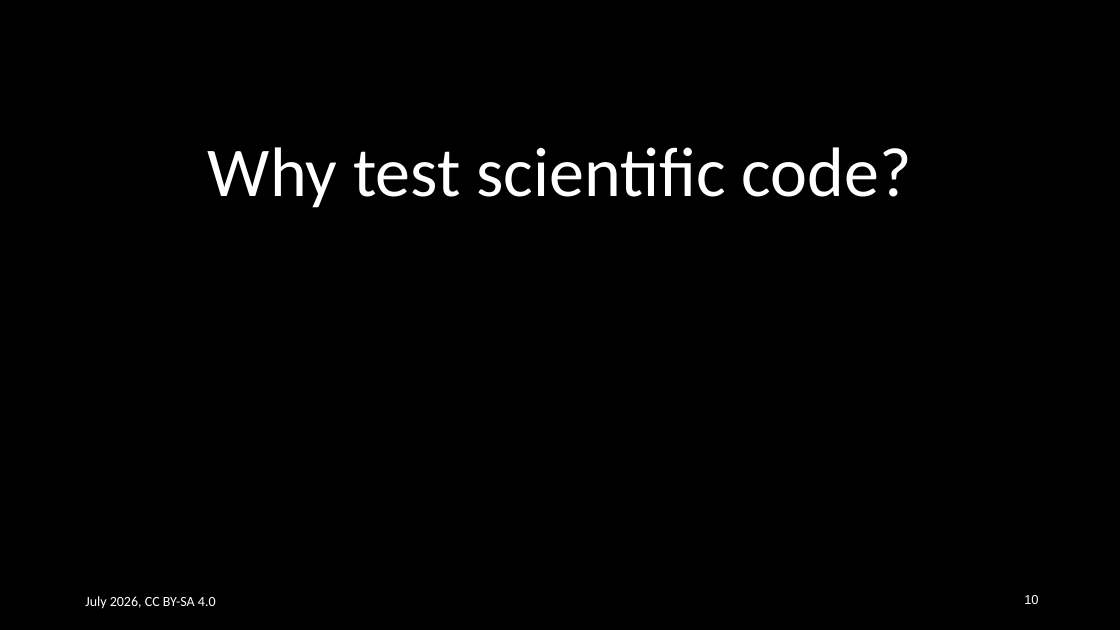
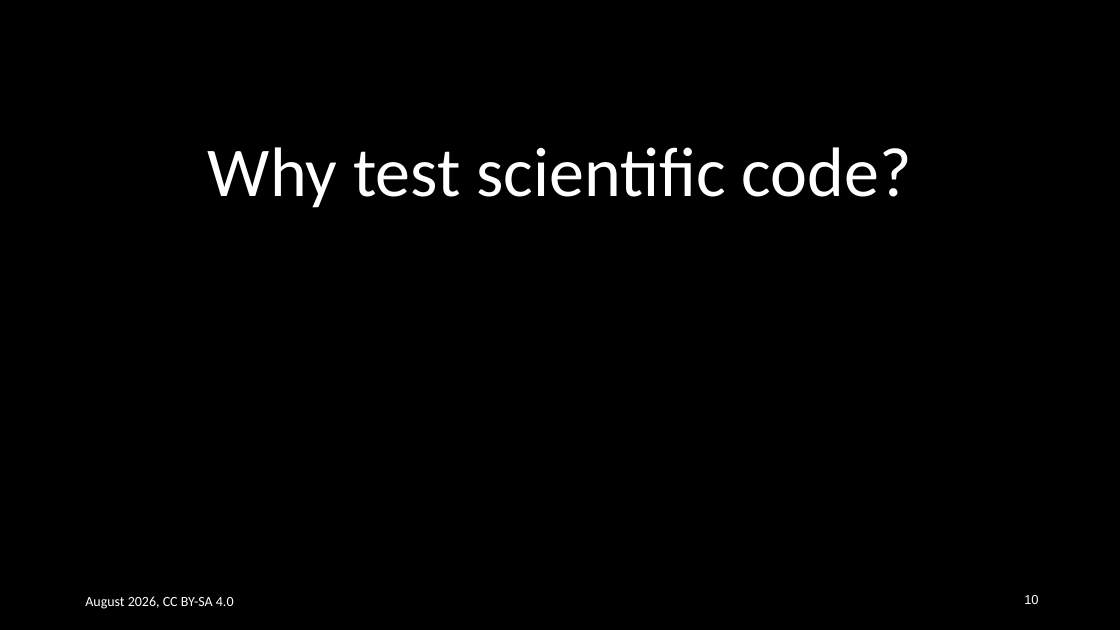
Before and after one commit to ASPP/testing_debugging_profiling, a slide deck: slide 10 of testing_part1.pptx. Drawn at 1120x630 pixels with LibreOffice and Linux fonts; fonts in the diff are those of the drawing; background and template pictures are left out. Boxes give left, top, right and bottom in pixels: in the first picture for what was removed or moved away, otherwise in the second. Text is boxed around its words. In the diff, an @@ line names an element or a change of style, - is before the commit and + after.

```diff
--- a/testing_part1.pptx
+++ b/testing_part1.pptx
@@ text at box(85, 596, 234, 609): text changed @@
-July 2026, CC BY-SA 4.0
+August 2026, CC BY-SA 4.0
```
Also in this commit, not shown: 32 other slides changed.
